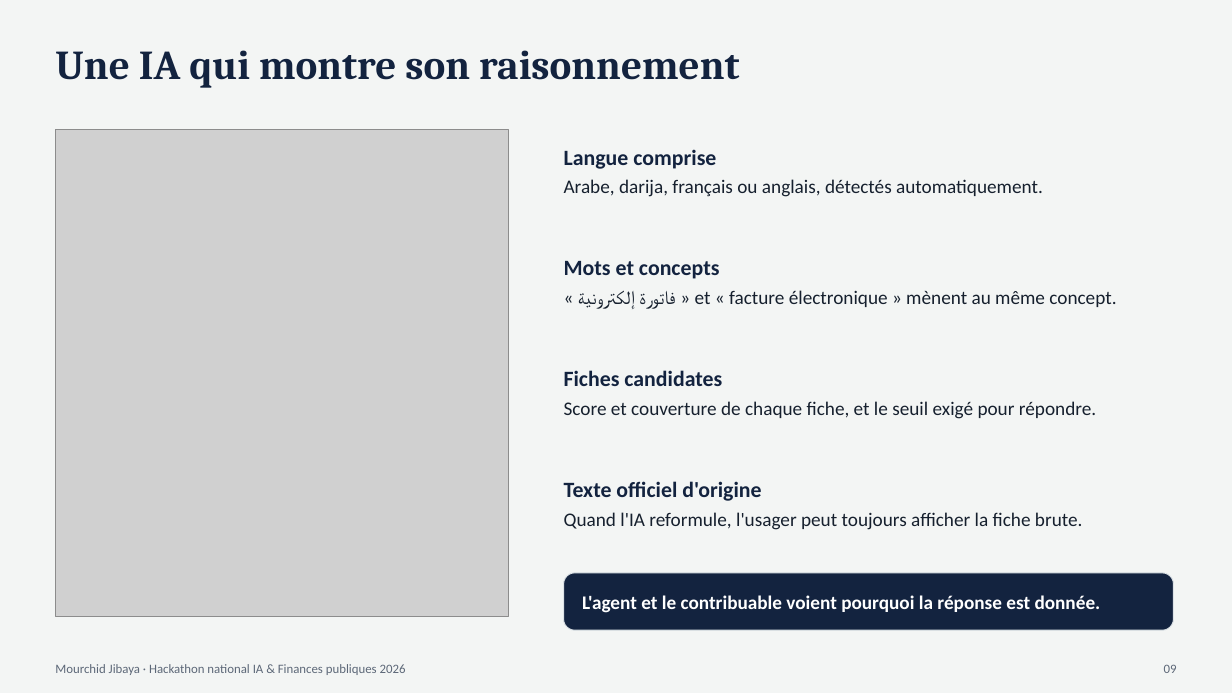
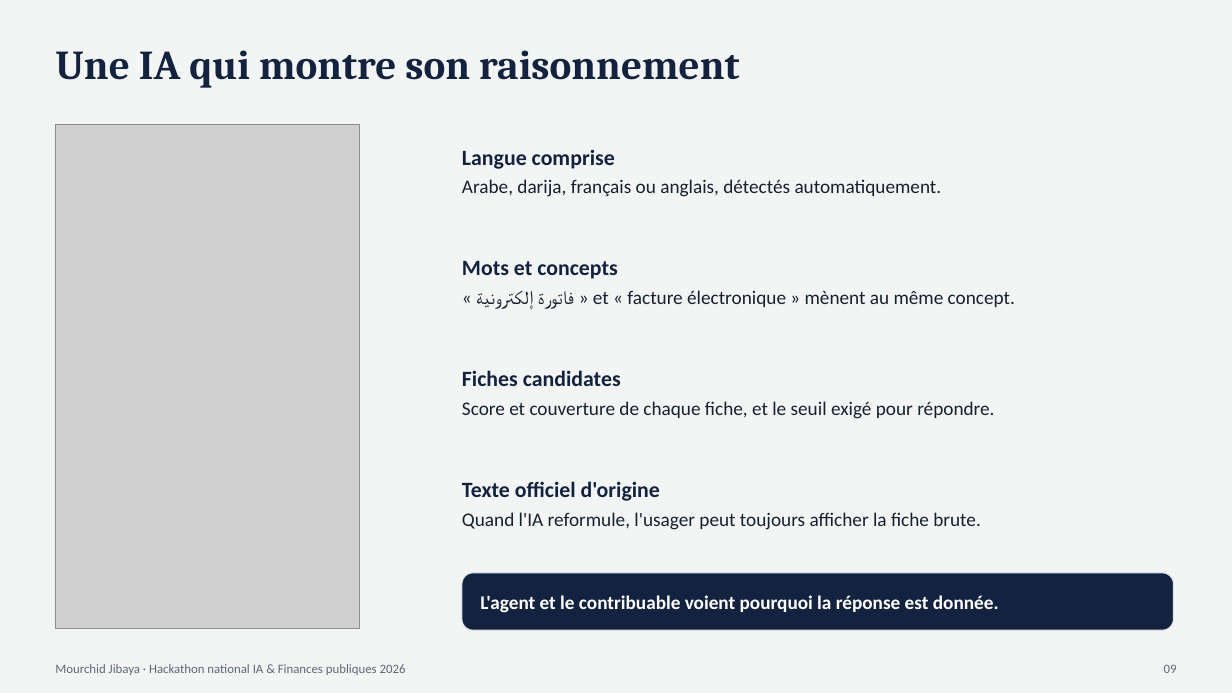
Before and after one commit to samehgassouma-cloud/mourchid-jibaya, a slide deck: slide 9 of docs/Pitch_Mourchid_Jibaya.pptx. Drawn at 1232x693 pixels with LibreOffice and Linux fonts; fonts in the diff are those of the drawing; grey boxes stand for pictures. Boxes give left, top, right and bottom in pixels: in the first picture for what was removed or moved away, otherwise in the second. Text is boxed around its words. In the diff, an @@ line names an element or a change of style, - is before the commit and + after.

```diff
--- a/docs/Pitch_Mourchid_Jibaya.pptx
+++ b/docs/Pitch_Mourchid_Jibaya.pptx
@@ picture: place and size @@
-picture at (55, 129, 508, 616)
+picture at (55, 125, 360, 628)
@@ text "Langue comprise": place and size @@
-text "Langue comprise" at (564, 149, 1043, 197)
+text "Langue comprise" at (462, 149, 942, 197)
@@ text "Mots et concepts": place and size @@
-text "Mots et concepts" at (564, 261, 1116, 309)
+text "Mots et concepts" at (462, 261, 1015, 309)
@@ text "Fiches candidates": place and size @@
-text "Fiches candidates" at (564, 370, 1096, 419)
+text "Fiches candidates" at (462, 370, 994, 419)
@@ text "Texte officiel d'origine": place and size @@
-text "Texte officiel d'origine" at (564, 481, 1083, 530)
+text "Texte officiel d'origine" at (462, 481, 981, 530)
@@ rounded rectangle: place and size @@
-rounded rectangle at (564, 573, 1174, 630)
+rounded rectangle at (462, 573, 1174, 630)
@@ text "L'agent et le contribuable voient ...": place and size @@
-text "L'agent et le contribuable voient ..." at (582, 595, 1101, 613)
+text "L'agent et le contribuable voient ..." at (480, 595, 999, 613)
```
Also in this commit, not shown: 1 other slide changed, 16 other files.
